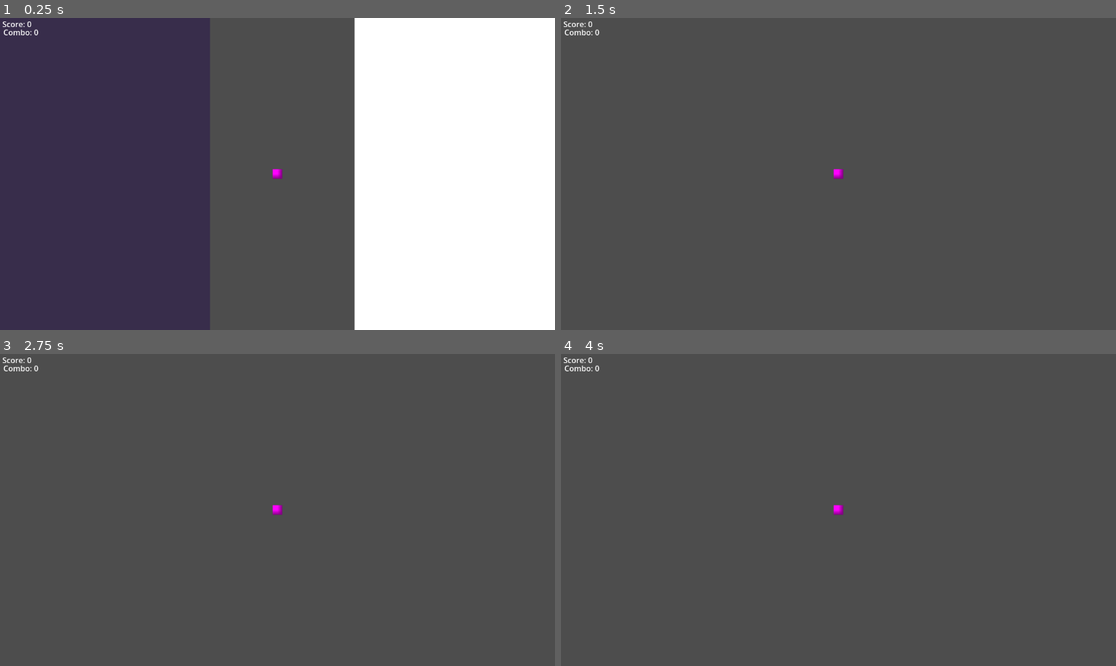
Above: before the commit, frames 1-4 (two rows, left to right).
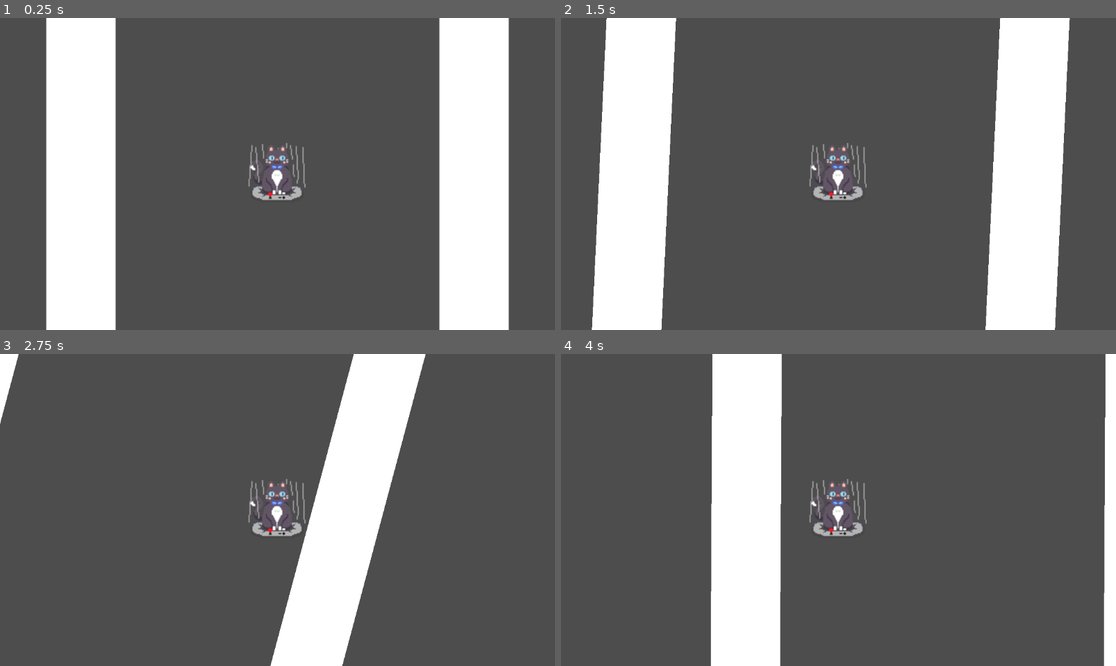
Above: after the commit, the same moments.

Repository: CilginSinek/cattivity
Game: Godot game, scene res://scenes/Main.tscn
Two runs of this game, one before a commit and one after it. Both use one fixed random seed, a clock stepped at 60 frames per second and the inputs below. This scene is started directly instead of the project's main scene.
Inputs:
- Up to frame 1 (0.25 s): no input
- Up to frame 2 (1.5 s): tap Enter at 0.5 s; hold D (rotate_right) 0.53-1.28 s; hold A (rotate_left) from 1.28 s (still down)
- Up to frame 3 (2.75 s): tap Space at 2 s; release A (rotate_left) at 2.03 s; hold D (rotate_right) from 2.03 s (still down)
- Up to frame 4 (4 s): release D (rotate_right) at 3.53 s; hold A (rotate_left) from 3.53 s (still down)

The runs differ from the first frame. In frame 1, 62% of the frame differs, in the area x 0-100%, y 0-100%; in frame 2, 26%; in frame 3, 14%; in frame 4, 15%.

Commit message:
feat: GameplayWalls setup, collision layers, asset integration

Diff:
--- a/godot/scenes/Main.tscn
+++ b/godot/scenes/Main.tscn
@@ -6,20 +6,20 @@
 [ext_resource type="Script" uid="uid://wddgu6jaiy0m" path="res://scenes/player.gd" id="2_rvslj"]
 [ext_resource type="Script" uid="uid://b2dl135hh1bep" path="res://scenes/NoteSpawner.gd" id="2_vcsgt"]
 [ext_resource type="Script" uid="uid://iic66b5gbohw" path="res://scenes/ScoreManager.gd" id="3_vcsgt"]
-[ext_resource type="Script" uid="uid://dgawv07q56ili" path="res://scenes/Wall.gd" id="6_nxtc6"]
 [ext_resource type="Script" uid="uid://ds4i7o5yr84a1" path="res://scenes/HUD.gd" id="7_jlsqs"]
 [ext_resource type="Script" uid="uid://b2ocullyp84l5" path="res://scenes/ResultUI.gd" id="8_q8u5g"]
+[ext_resource type="Texture2D" uid="uid://djqq62qfcpn7p" path="res://assets/player_ravenclaw.png" id="10_lhr70"]
 
-[sub_resource type="RectangleShape2D" id="RectangleShape2D_c01mt"]
-size = Vector2(20, 100)
+[sub_resource type="RectangleShape2D" id="RectangleShape2D_q8u5g"]
 
-[sub_resource type="RectangleShape2D" id="RectangleShape2D_nxtc6"]
-size = Vector2(20, 100)
+[sub_resource type="RectangleShape2D" id="RectangleShape2D_wp0k4"]
 
-[sub_resource type="CircleShape2D" id="CircleShape2D_elqb8"]
-radius = 20.0
+[sub_resource type="RectangleShape2D" id="RectangleShape2D_bjd11"]
 
-[sub_resource type="PlaceholderTexture2D" id="PlaceholderTexture2D_rvslj"]
+[sub_resource type="RectangleShape2D" id="RectangleShape2D_qmy6f"]
+
+[sub_resource type="RectangleShape2D" id="RectangleShape2D_lhr70"]
+size = Vector2(61, 58)
 
 [node name="main" type="Node" unique_id=1046669809]
 script = ExtResource("1_c01mt")
@@ -38,38 +38,67 @@
 
 [node name="Effects" type="Node" parent="Gameplay" unique_id=1257091839]
 
-[node name="WallLeft" type="Area2D" parent="Gameplay" unique_id=1517856880]
-position = Vector2(-20, 0)
+[node name="GameplayWalls" type="StaticBody2D" parent="Gameplay" unique_id=1932550631]
+scale = Vector2(24, 24)
 collision_layer = 2
-script = ExtResource("6_nxtc6")
+collision_mask = 0
 
-[node name="CollisionShape2D" type="CollisionShape2D" parent="Gameplay/WallLeft" unique_id=256053873]
-shape = SubResource("RectangleShape2D_c01mt")
+[node name="CollisionLeft" type="CollisionShape2D" parent="Gameplay/GameplayWalls" unique_id=1646095424]
+position = Vector2(-17, 0)
+scale = Vector2(0.3, 24)
+shape = SubResource("RectangleShape2D_q8u5g")
 
-[node name="ColorRect" type="ColorRect" parent="Gameplay/WallLeft" unique_id=788044923]
-custom_minimum_size = Vector2(20, 100)
-offset_left = -27.0
-offset_top = -41.0
-offset_right = 13.0
-offset_bottom = -1.0
-color = Color(0.21960784, 0.1764706, 0.29411766, 1)
+[node name="CollisionRight" type="CollisionShape2D" parent="Gameplay/GameplayWalls" unique_id=1808666701]
+position = Vector2(17, 0)
+scale = Vector2(0.3, 24)
+shape = SubResource("RectangleShape2D_wp0k4")
 
-[node name="WallRight" type="Area2D" parent="Gameplay" unique_id=1667330751]
-collision_layer = 2
-script = ExtResource("6_nxtc6")
+[node name="WallLeftArea" type="Area2D" parent="Gameplay/GameplayWalls" unique_id=1608812468]
 
-[node name="CollisionShape2D" type="CollisionShape2D" parent="Gameplay/WallRight" unique_id=1452321609]
+[node name="CollisionShape2D" type="CollisionShape2D" parent="Gameplay/GameplayWalls/WallLeftArea" unique_id=292522825]
+position = Vector2(-17, 0)
+scale = Vector2(0.3, 24)
+shape = SubResource("RectangleShape2D_bjd11")
+
+[node name="WallLeftArea2" type="Area2D" parent="Gameplay/GameplayWalls" unique_id=1309866617]
+
+[node name="WallRightArea" type="CollisionShape2D" parent="Gameplay/GameplayWalls/WallLeftArea2" unique_id=1955895153]
 position = Vector2(17, 0)
-shape = SubResource("RectangleShape2D_nxtc6")
+scale = Vector2(0.3, 24)
+shape = SubResource("RectangleShape2D_qmy6f")
 
-[node name="ColorRect" type="ColorRect" parent="Gameplay/WallRight" unique_id=115886723]
-custom_minimum_size = Vector2(20, 100)
-offset_left = 8.0
-offset_top = -45.0
-offset_right = 48.0
-offset_bottom = 55.0
+[node name="ColorRectLeft" type="ColorRect" parent="Gameplay/GameplayWalls" unique_id=1755488014]
+anchors_preset = 8
+anchor_left = 0.5
+anchor_top = 0.5
+anchor_right = 0.5
+anchor_bottom = 0.5
+offset_left = -20.0
+offset_top = -20.0
+offset_right = -14.0
+offset_bottom = 20.0
+grow_horizontal = 2
+grow_vertical = 2
+scale = Vector2(1, 24)
+pivot_offset = Vector2(20, 20)
+
+[node name="ColorRectRight" type="ColorRect" parent="Gameplay/GameplayWalls" unique_id=274278939]
+anchors_preset = 8
+anchor_left = 0.5
+anchor_top = 0.5
+anchor_right = 0.5
+anchor_bottom = 0.5
+offset_left = 14.0
+offset_top = -20.0
+offset_right = 20.0
+offset_bottom = 20.0
+grow_horizontal = 2
+grow_vertical = 2
+scale = Vector2(1, 24)
+pivot_offset = Vector2(20, 20)
 
 [node name="UI" type="CanvasLayer" parent="." unique_id=204184494]
+visible = false
 
 [node name="HUD" type="Control" parent="UI" unique_id=832269429]
 layout_mode = 3
@@ -116,21 +145,19 @@
 [node name="AudioStreamPlayer" type="AudioStreamPlayer" parent="Audio" unique_id=1442482724]
 
 [node name="Player" type="CharacterBody2D" parent="." unique_id=909305351]
+scale = Vector2(2, 2)
+collision_mask = 2
 motion_mode = 1
 script = ExtResource("2_rvslj")
 
 [node name="Camera2D" type="Camera2D" parent="Player" unique_id=1960660240]
-zoom = Vector2(20, 20)
 
 [node name="CollisionShape2D" type="CollisionShape2D" parent="Player" unique_id=371198306]
-position = Vector2(-1, 0)
-shape = SubResource("CircleShape2D_elqb8")
+position = Vector2(-1.5, -3)
+shape = SubResource("RectangleShape2D_lhr70")
 debug_color = Color(0.5613761, 0.5336061, 0.4796641, 0.41960785)
 
 [node name="Sprite2D" type="Sprite2D" parent="Player" unique_id=256182316]
-texture = SubResource("PlaceholderTexture2D_rvslj")
+texture = ExtResource("10_lhr70")
 
 [node name="Notes" type="Node" parent="." unique_id=1286666536]
-
-[connection signal="body_entered" from="Gameplay/WallLeft" to="Gameplay/WallLeft" method="_on_wall_left_body_entered"]
-[connection signal="body_entered" from="Gameplay/WallRight" to="Gameplay/WallRight" method="_on_wall_right_body_entered"]
--- a/godot/scenes/gameplay.gd
+++ b/godot/scenes/gameplay.gd
@@ -24,7 +24,6 @@
 func _process(delta: float) -> void:
 	_handle_input()
 	_apply_rotation(delta)
-	#_follow_player()
 
 func _handle_input() -> void:
 	if Input.is_action_just_pressed("rotate_left"):
Binary file added: godot/assets/player_gryffindor.png
Not shown, added: godot/assets/player_gryffindor.png.import
Binary file added: godot/assets/player_hufflepuff.png
Not shown, added: godot/assets/player_hufflepuff.png.import
Binary file added: godot/assets/player_ravenclaw.png
Not shown, added: godot/assets/player_ravenclaw.png.import
Binary file added: godot/assets/player_slytherin.png
Not shown, added: godot/assets/player_slytherin.png.import
Not shown, added: godot/assets/.DS_Store
